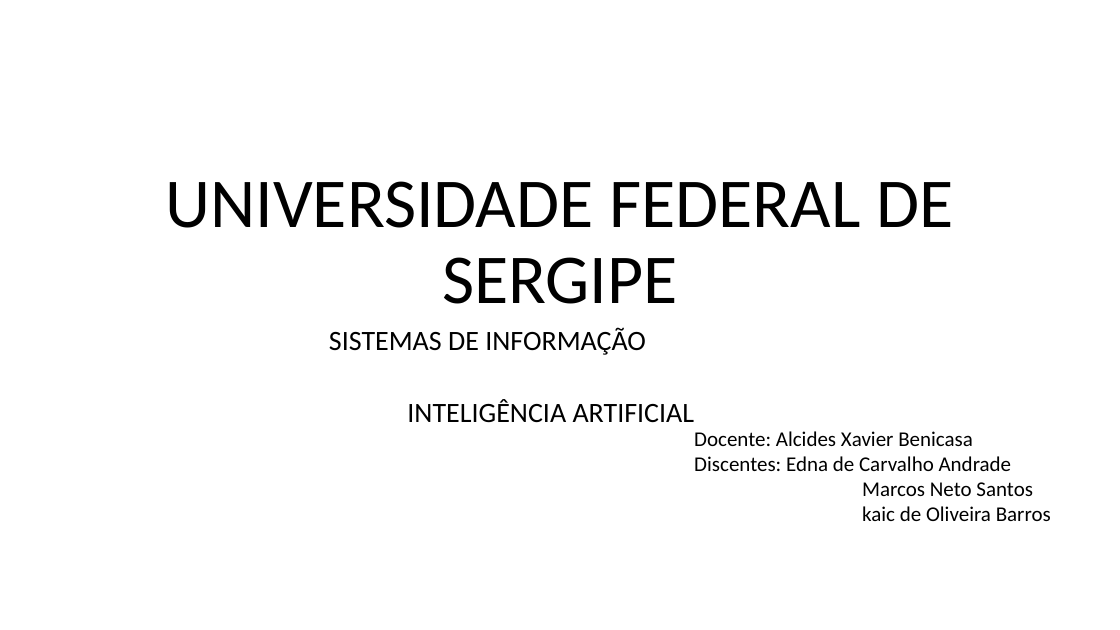
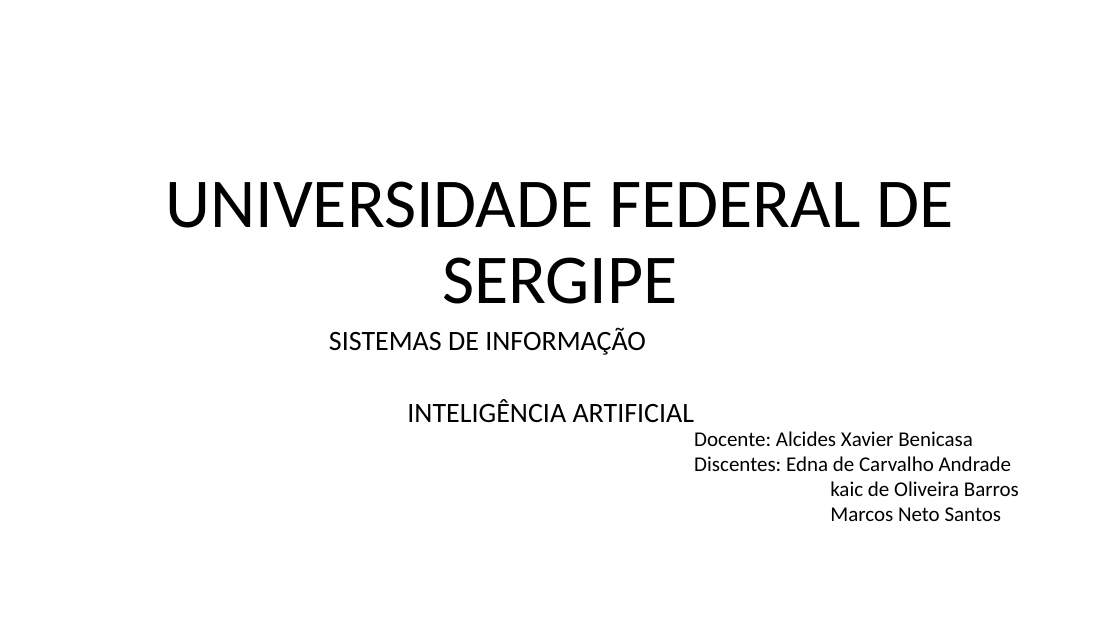
Before and after one commit to Marcosnto/ia-shopping-peixoto-robot, a slide deck: slide 1 of Apresentação/Slide.pptx. Drawn at 1120x630 pixels with LibreOffice and Linux fonts; fonts in the diff are those of the drawing. Boxes give left, top, right and bottom in pixels: in the first picture for what was removed or moved away, otherwise in the second. Text is boxed around its words. In the diff, an @@ line names an element or a change of style, - is before the commit and + after.

```diff
--- a/Apresentação/Slide.pptx
+++ b/Apresentação/Slide.pptx
@@ text at (830, 481, 1019, 496): paragraph added @@
+  kaic de Oliveira Barros
@@ text at (862, 506, 1051, 521): paragraph removed @@
-  kaic de Oliveira Barros
```
Also in this commit, not shown: 2 other slides changed, 1 slide added.
